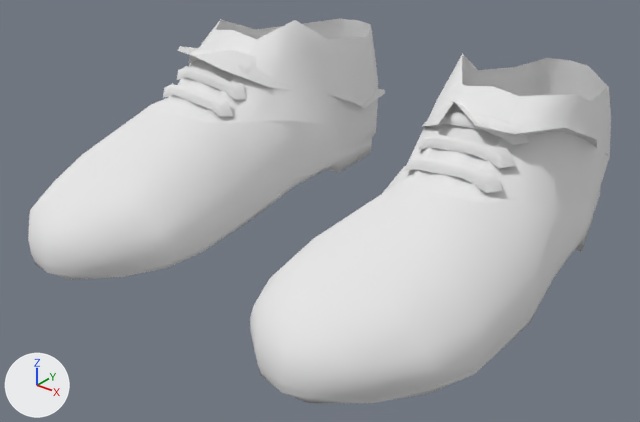
Two versions of the OBJ model data/mesh/Brad/ShoesShape.obj, one commit apart.
Both versions are drawn from a 50 mm lens placed at (36.8, -53.8, -70.7), pointed at (0.7, -8.8, -98.6). The lights are fixed; the arrows at lower left show +X, +Y and +Z. Where no turn or scale is listed for an object, it has been applied to the vertices.

In view in the first picture: 'ShoesShape'.
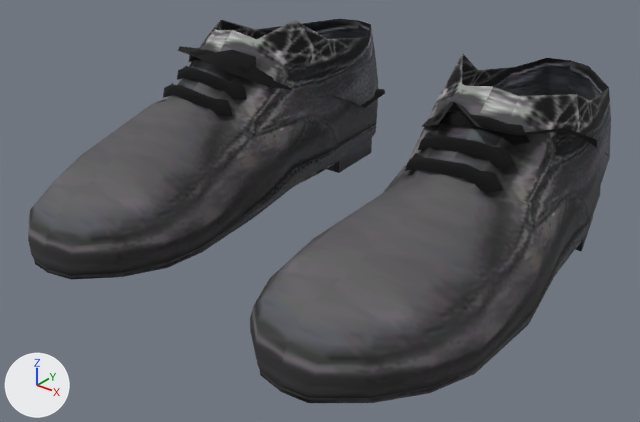
The edits, one by one:
Picture 'Brad_Pants.dds' (img_brad_pants_dds) is new.
In material '_brad1:brad:lambert72SG' (mat_brad1_brad_lambert72sg), base_color is no longer (0.8, 0.8, 0.8), white #e7e7e7.
In material '_brad1:brad:lambert72SG' (mat_brad1_brad_lambert72sg), texture is now set to img_brad_pants_dds.
Material '_brad1:brad:Brad_Face' (mat_brad1_brad_brad_face) changes colour from white #e7e7e7 to black #000000; in linear values from (0.8, 0.8, 0.8) to (0.0, 0.0, 0.0).

What differs and where, as boxes (x1, y1, x2, y2) in the pictures (640 x 422 px):
'ShoesShape', surface changed, recoloured (white to grey): (28, 19, 611, 403) in both
